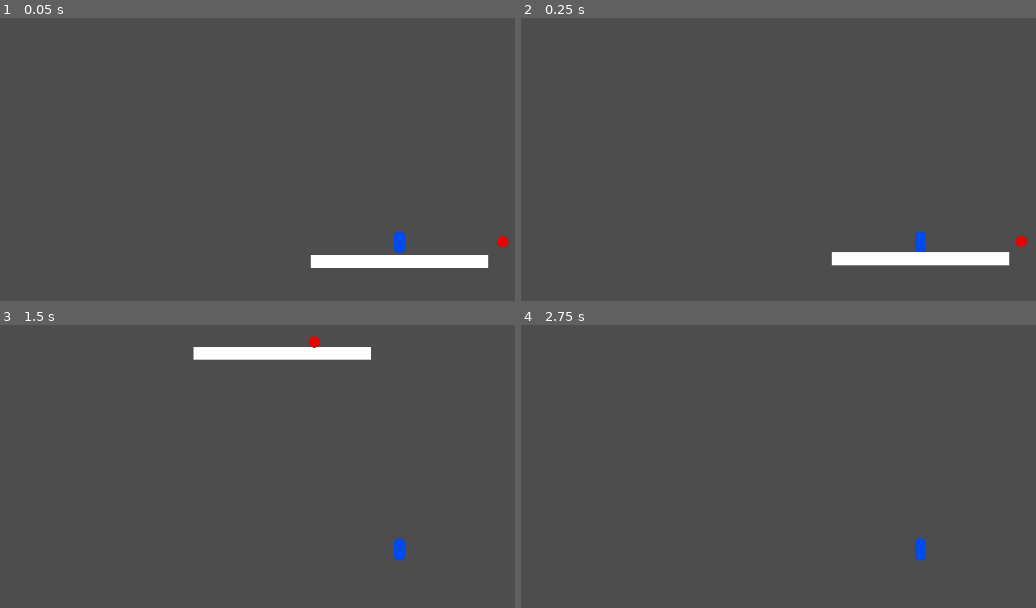
Above: before the commit, frames 1-4 (two rows, left to right).
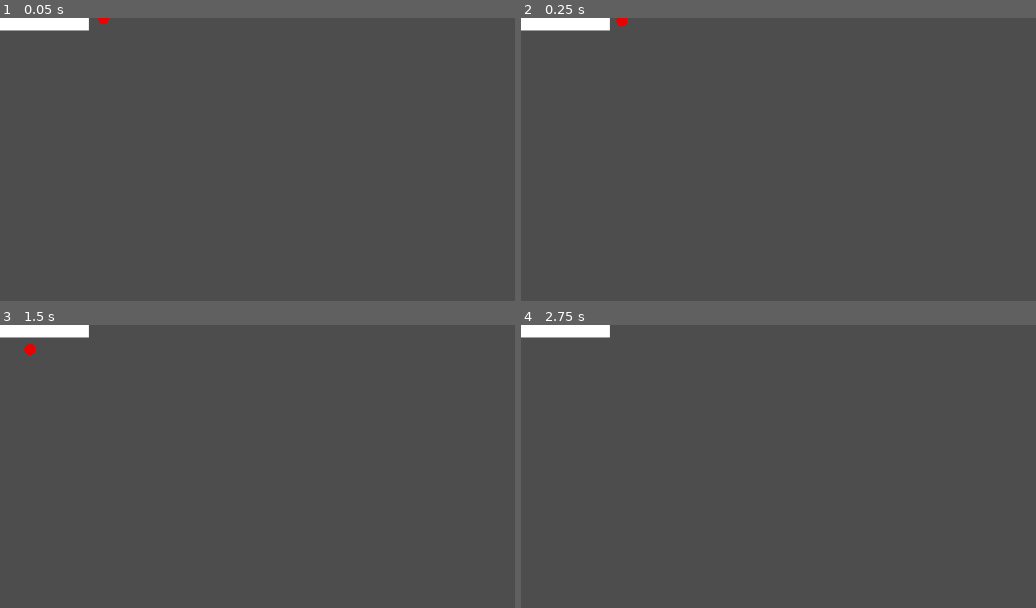
Above: after the commit, the same moments.

Repository: catloaf2048/TavernJam
Game: Godot game, scene res://Assets/Scene/Test.tscn
Same seed, same stepped clock (60 frames per second), same inputs: the game is played once before the commit and once after it.
Inputs (mouse positions are in pixels of both pictures, inside the frame that each line leads up to):
- Up to frame 1 (0.05 s): no input
- Up to frame 2 (0.25 s): no input
- Up to frame 3 (1.5 s): tap Enter (ui_accept) at 0.5, 0.77 s; move the mouse to (outside the picture) at 0.52 s; hold Right (ui_right) 0.53-1.28 s; click (outside the picture) at 0.6 s; move the mouse to (242, 571) at 1.27 s; hold Left (ui_left) from 1.28 s (still down); click (242, 571) at 1.35 s
- Up to frame 4 (2.75 s): tap Enter (ui_accept) at 1.52 s; move the mouse to (999, 449) at 2.02 s; release Left (ui_left) at 2.03 s; hold Right (ui_right) from 2.03 s (still down); click (999, 449) at 2.1 s

The runs differ from the first frame. In frame 1, 2.7% of the frame differs, in the area x 0-99%, y 0-89%; in frame 2, 2.8%, in the area x 0-99%, y 0-88%; in frame 3, 2.7%; in frame 4, 1.0%.
Error after the commit: Parse Error: Could not find type "PlayerController" in the current scope. (res://src/GDScript/GameManager.gd:4)

Commit message:
Added GM.

Diff:
--- a/Assets/Scene/Test.tscn
+++ b/Assets/Scene/Test.tscn
@@ -1,6 +1,8 @@
 [gd_scene format=3 uid="uid://fpxaqrhwtqe0"]
 
 [ext_resource type="PackedScene" uid="uid://bcdn0bl2u0o6m" path="res://Assets/Scene/Player.tscn" id="1_4peif"]
+[ext_resource type="Script" uid="uid://ohs8is537lt0" path="res://src/GDScript/GameManager.gd" id="1_ta6dp"]
+[ext_resource type="PackedScene" uid="uid://ndxqwg7imp40" path="res://Assets/Scene/Cutscene/DeathCutscene.tscn" id="2_cjjan"]
 [ext_resource type="PackedScene" uid="uid://d3w3cpgkjav2m" path="res://Assets/Scene/Foe.tscn" id="2_jiiil"]
 
 [sub_resource type="SegmentShape2D" id="SegmentShape2D_jiiil"]
@@ -13,7 +15,12 @@
 [sub_resource type="GradientTexture1D" id="GradientTexture1D_jiiil"]
 gradient = SubResource("Gradient_4peif")
 
-[node name="Node2D" type="Node2D" unique_id=2143129917]
+[node name="GameManager" type="Node" unique_id=292124961 node_paths=PackedStringArray("player", "deathCutscene")]
+script = ExtResource("1_ta6dp")
+player = NodePath("Player")
+deathCutscene = NodePath("DeathCutscene")
+
+[node name="DeathCutscene" parent="." unique_id=1339516340 instance=ExtResource("2_cjjan")]
 
 [node name="Player" parent="." unique_id=1999478232 instance=ExtResource("1_4peif")]
 
--- /dev/null
+++ b/src/GDScript/GameManager.gd
@@ -0,0 +1,23 @@
+class_name GameManager
+extends Node
+
+@export var player:PlayerController;
+@export var deathCutscene:Control;
+
+# Called when the node enters the scene tree for the first time.
+func _ready() -> void:
+	player.playerDied.connect(playerDied);
+
+	var anim = deathCutscene.get_child(0) as AnimationPlayer;
+	var animDone = func(): remove_child(deathCutscene);
+	anim.animation_finished.connect(animDone);
+	pass; # Replace with function body.
+
+
+# Called every frame. 'delta' is the elapsed time since the previous frame.
+func _process(delta: float) -> void:
+	pass;
+
+func playerDied():
+	add_child(deathCutscene);
+	pass;
Not shown, added: src/GDScript/GameManager.gd.uid
